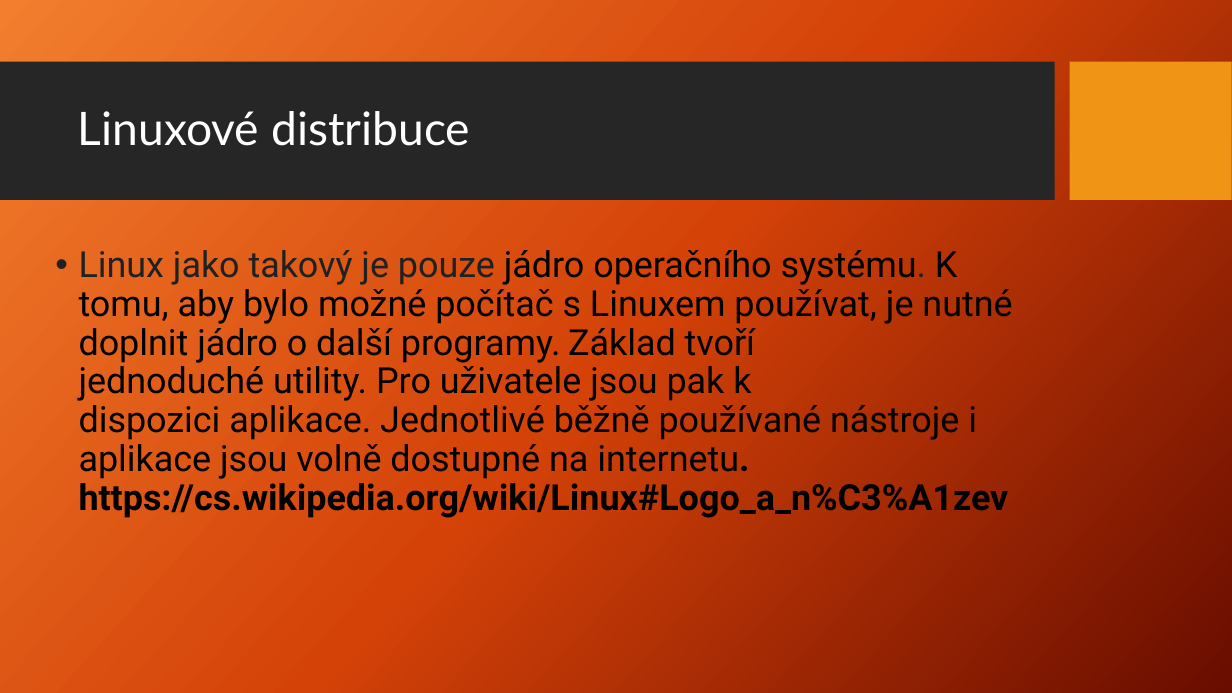
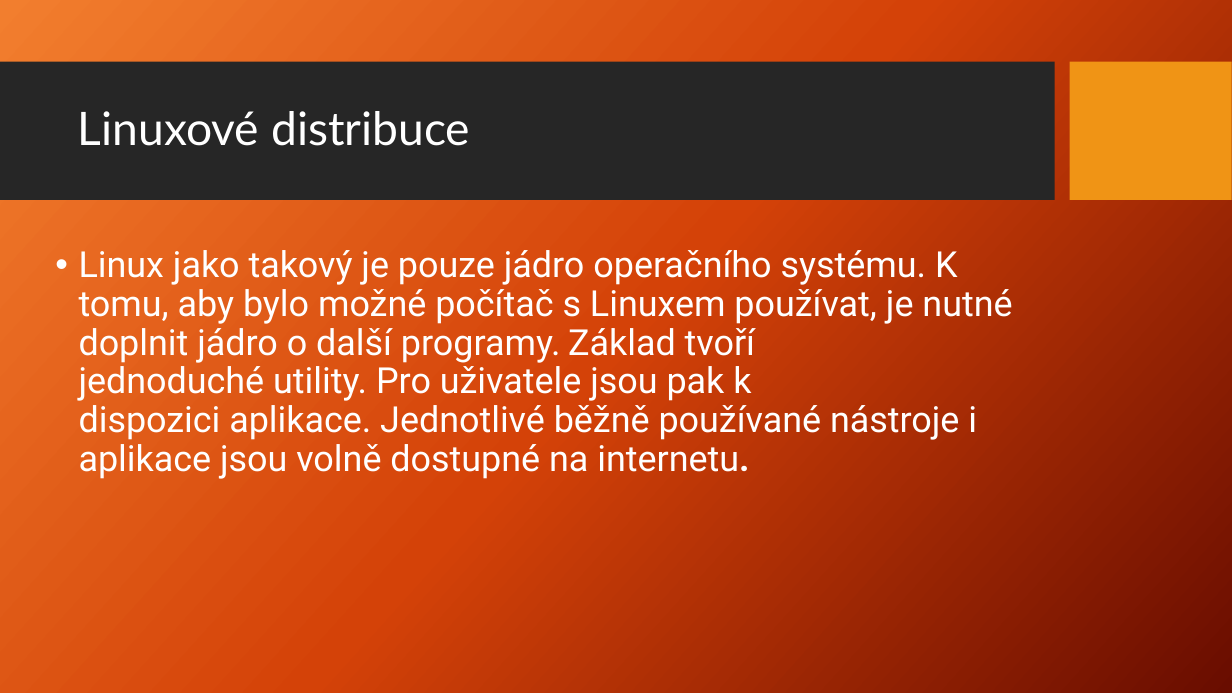
Before and after one commit to Jakub-Benes/Prezentace, a slide deck: slide 8 of Linux.pptx. Drawn at 1232x693 pixels with LibreOffice and Linux fonts; fonts in the diff are those of the drawing; background and template pictures are left out. Boxes give left, top, right and bottom in pixels: in the first picture for what was removed or moved away, otherwise in the second. Text is boxed around its words. In the diff, an @@ line names an element or a change of style, - is before the commit and + after.

```diff
--- a/Linux.pptx
+++ b/Linux.pptx
@@ text at (79,250,1012,479): text changed; text colour #000000 to #FFFFFF @@
-  • Linux jako takový je pouze jádro operačního systému. K tomu, aby bylo možné počítač s Linuxem používat, je nutné doplnit jádro o další programy. Základ tvoří jednoduché utility. Pro uživatele jsou pak k dispozici aplikace. Jednotlivé běžně používané nástroje i aplikace jsou volně dostupné na internetu. https://cs.wikipedia.org/wiki/Linux#Logo_a_n%C3%A1zev
+  • Linux jako takový je pouze jádro operačního systému. K tomu, aby bylo možné počítač s Linuxem používat, je nutné doplnit jádro o další programy. Základ tvoří jednoduché utility. Pro uživatele jsou pak k dispozici aplikace. Jednotlivé běžně používané nástroje i aplikace jsou volně dostupné na internetu.
```
Also in this commit, not shown: 7 other slides changed, 5 slides added, 1 slide removed.
